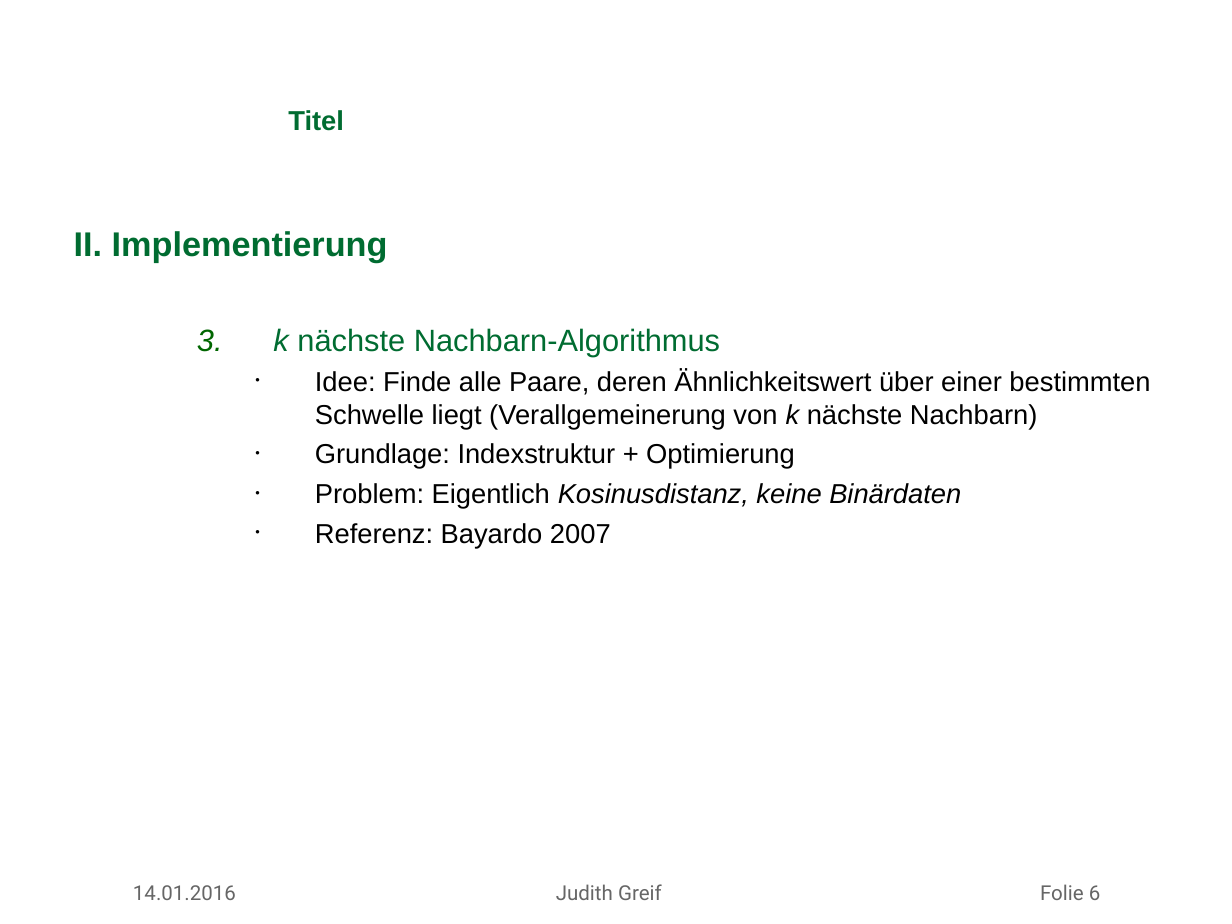
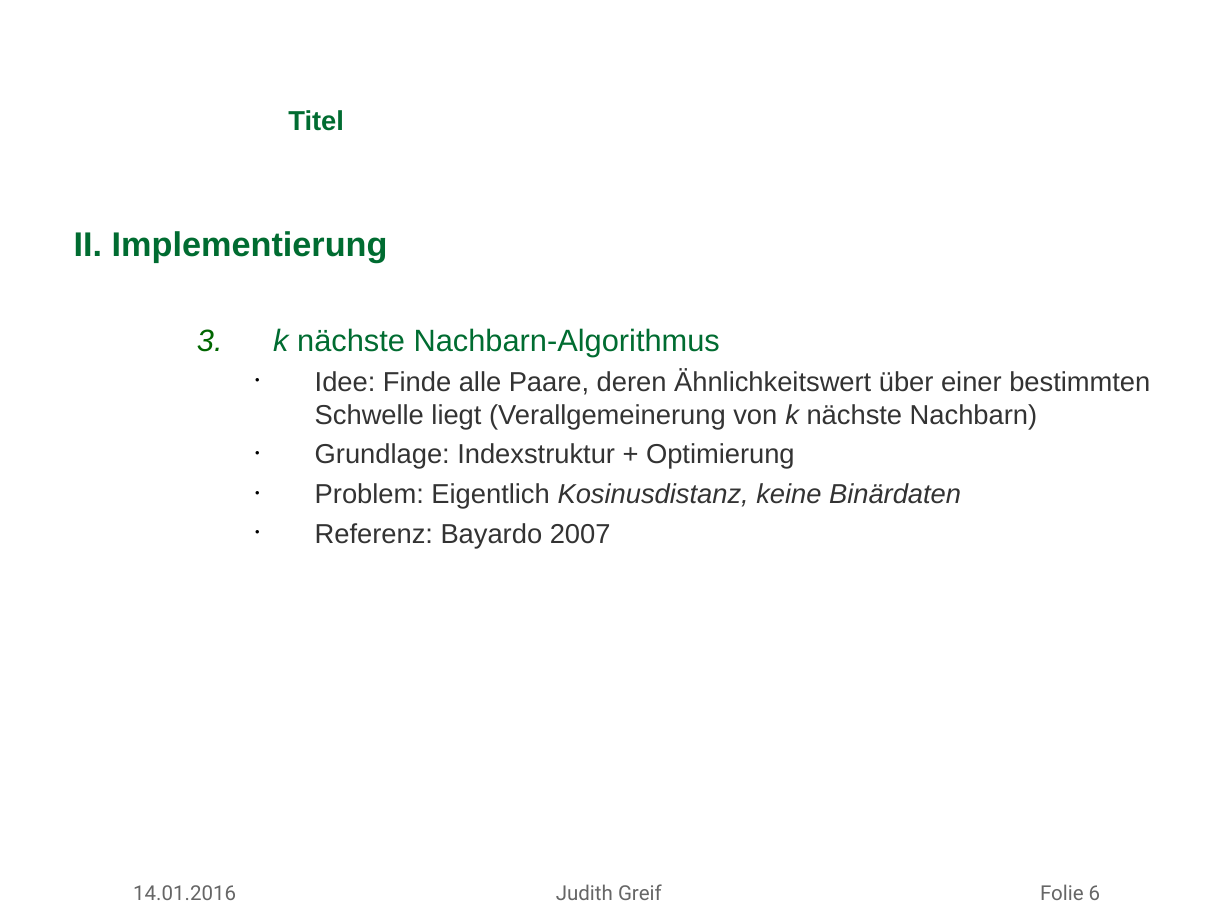
Before and after one commit to missgreenwood/masterarbeit, a slide deck: slide 6 of mdsg_latex_10062012/slides/antrittsvortrag_greif.ppt. Drawn at 1232x924 pixels with LibreOffice and Linux fonts; fonts in the diff are those of the drawing; background and template pictures are left out. Boxes give left, top, right and bottom in pixels: in the first picture for what was removed or moved away, otherwise in the second. Text is boxed around its words. In the diff, an @@ line names an element or a change of style, - is before the commit and + after.

```diff
--- a/mdsg_latex_10062012/slides/antrittsvortrag_greif.ppt
+++ b/mdsg_latex_10062012/slides/antrittsvortrag_greif.ppt
@@ text at [315, 370, 1150, 549]: text colour #000000 to #333333 in "Idee: Finde alle Paare, deren Ähnlichkeitswert über ...", "Grundlage: Indexstruktur + Optimierung", "Problem: Eigentlich Kosinusdistanz, keine Binärdaten", "Referenz: Bayardo 2007" @@
```
Also in this commit, not shown: 3 other slides changed, 2 slides added, 4 other files.
